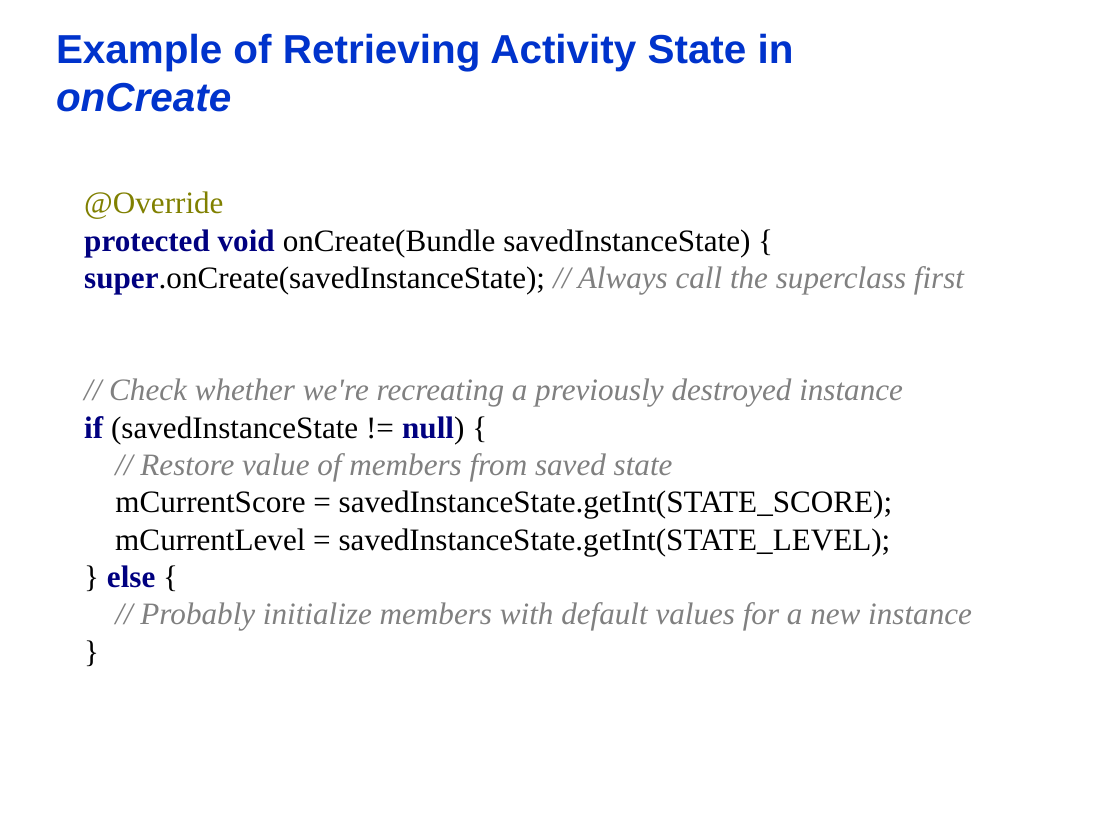
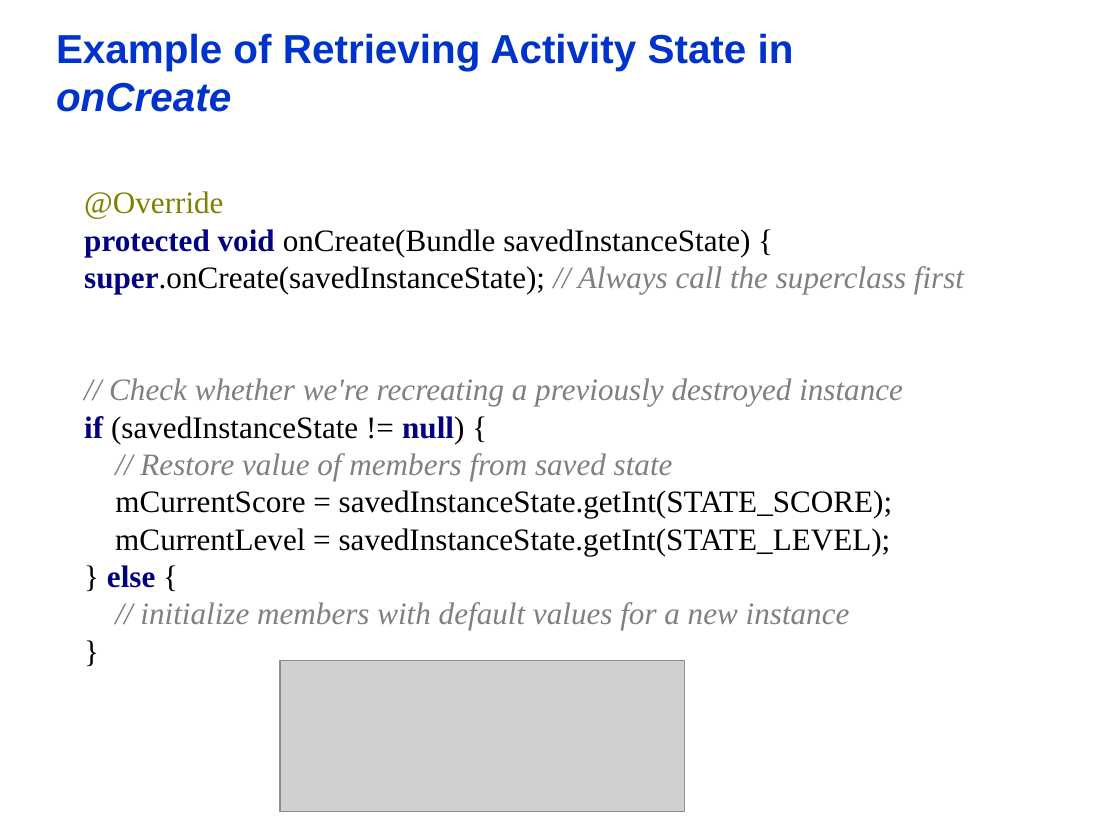
Before and after one commit to UO-CIS/CIS399Android-CourseMaterials, a slide deck: slide 10 of Notes and Slides/CIS399wk1Day4-Code.pptx. Drawn at 1120x840 pixels with LibreOffice and Linux fonts; fonts in the diff are those of the drawing; grey boxes stand for pictures. Boxes give left, top, right and bottom in pixels: in the first picture for what was removed or moved away, otherwise in the second. Text is boxed around its words. In the diff, an @@ line names an element or a change of style, - is before the commit and + after.

```diff
--- a/Notes and Slides/CIS399wk1Day4-Code.pptx
+++ b/Notes and Slides/CIS399wk1Day4-Code.pptx
@@ text at (x1=84, y1=191, x2=964, y2=630): text changed @@
-@Override
-protected void onCreate(Bundle savedInstanceState) {
-super.onCreate(savedInstanceState); // Always call the superclass first
-// Check whether we're recreating a previously destroyed instance
-if (savedInstanceState != null) {
-// Restore value of members from saved state
-mCurrentScore = savedInstanceState.getInt(STATE_SCORE);
-mCurrentLevel = savedInstanceState.getInt(STATE_LEVEL);
-} else {
-// Probably initialize members with default values for a new instance
-}
+@Override
+protected void onCreate(Bundle savedInstanceState) {
+super.onCreate(savedInstanceState); // Always call the superclass first
+// Check whether we're recreating a previously destroyed instance
+if (savedInstanceState != null) {
+// Restore value of members from saved state
+mCurrentScore = savedInstanceState.getInt(STATE_SCORE);
+mCurrentLevel = savedInstanceState.getInt(STATE_LEVEL);
+} else {
+// initialize members with default values for a new instance
+}
@@ picture added at (x1=280, y1=661, x2=684, y2=812) @@
```
Also in this commit, not shown: 2 other slides changed, 2 slides added, 3 other files.
